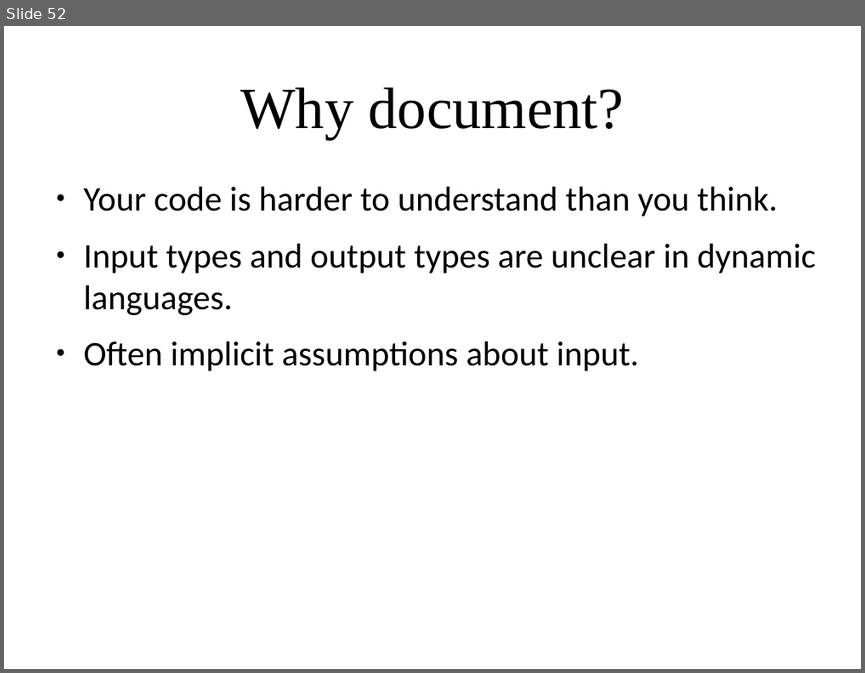
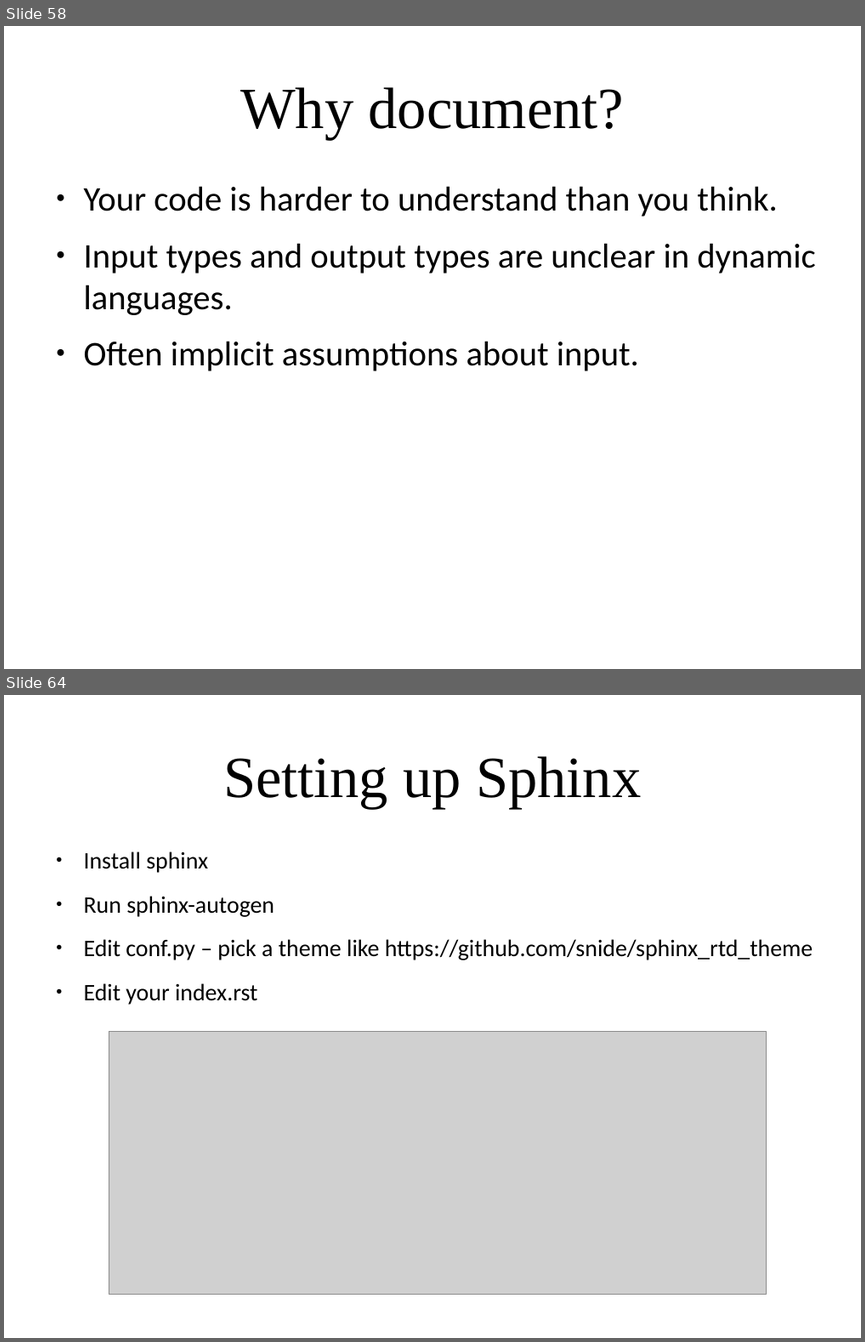
Before and after one commit to amueller/applied_ml_spring_2017, a slide deck: slides/aml-02-012317.odp. Shown one above the other, each under a label of ours: slide 52 before the commit, slides 58 and 64 after it; the slides between them are not shown. The pictures are 865x673 and 865x1342 pixels, drawn with LibreOffice and Linux fonts; fonts in the diff are those of the drawing; grey boxes stand for pictures. Boxes give left, top, right and bottom in pixels: in the first picture for what was removed or moved away, otherwise in the second. Text is boxed around its words. In the diff, an @@ line names an element or a change of style, - is before the commit and + after.

```diff
--- a/slides/aml-02-012317.odp
+++ b/slides/aml-02-012317.odp
@@ slide 64 added at [4,695,861,1338], background #FFFFFF @@
@@ title added at [223,756,641,809], 54 pt, text #000000 @@
+Setting up Sphinx
@@ text added at [84,851,812,1004], 22 pt, text #000000 @@
+● Install sphinx
+● Run sphinx-autogen
+● Edit conf.py – pick a theme like https://github.com/snide/sphinx_rtd_theme
+● Edit your index.rst
@@ picture added at [109,1032,766,1293] @@
@@ what was slide 52 is now slide 58 @@
```
Also in this commit, not shown: 15 slides changed, 11 other slides added, 5 slides removed, 2 other files.
